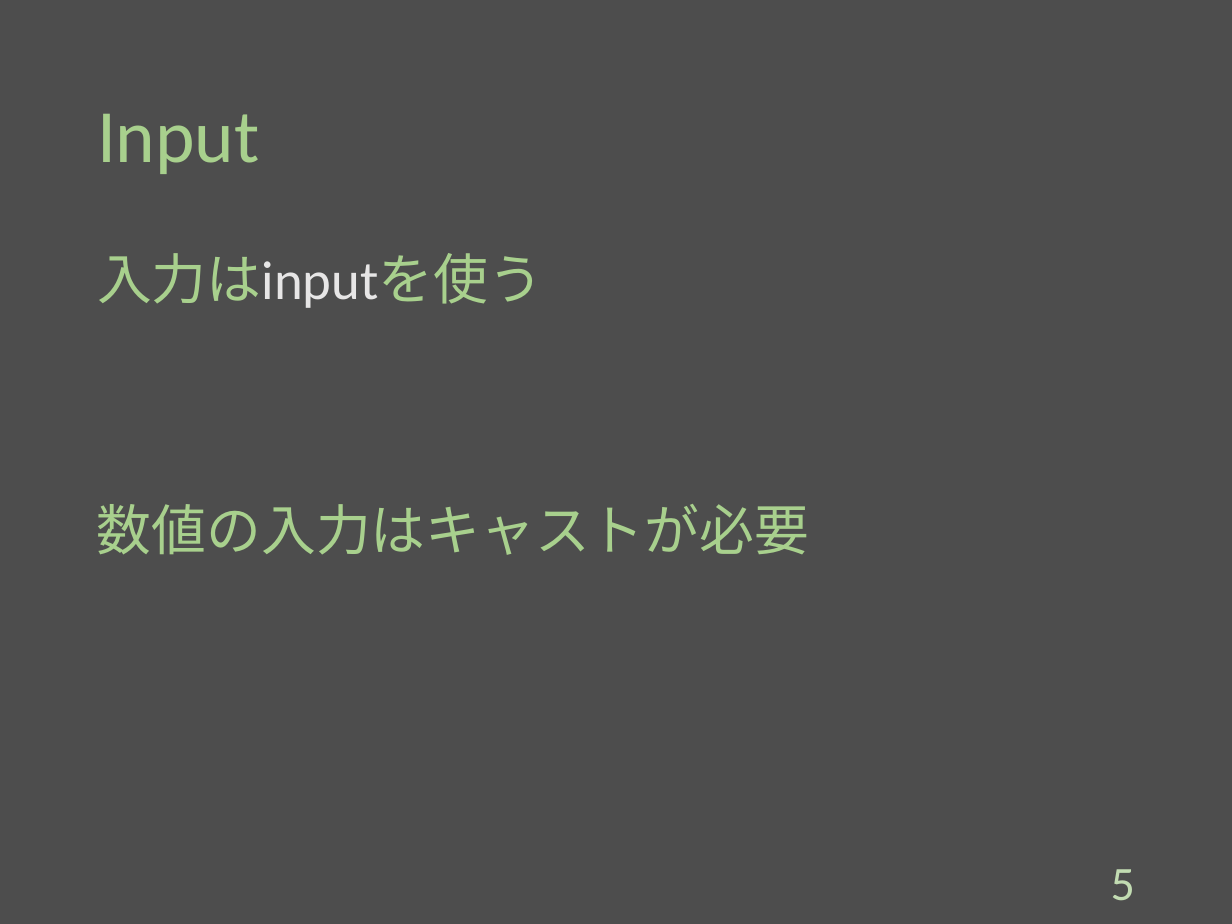
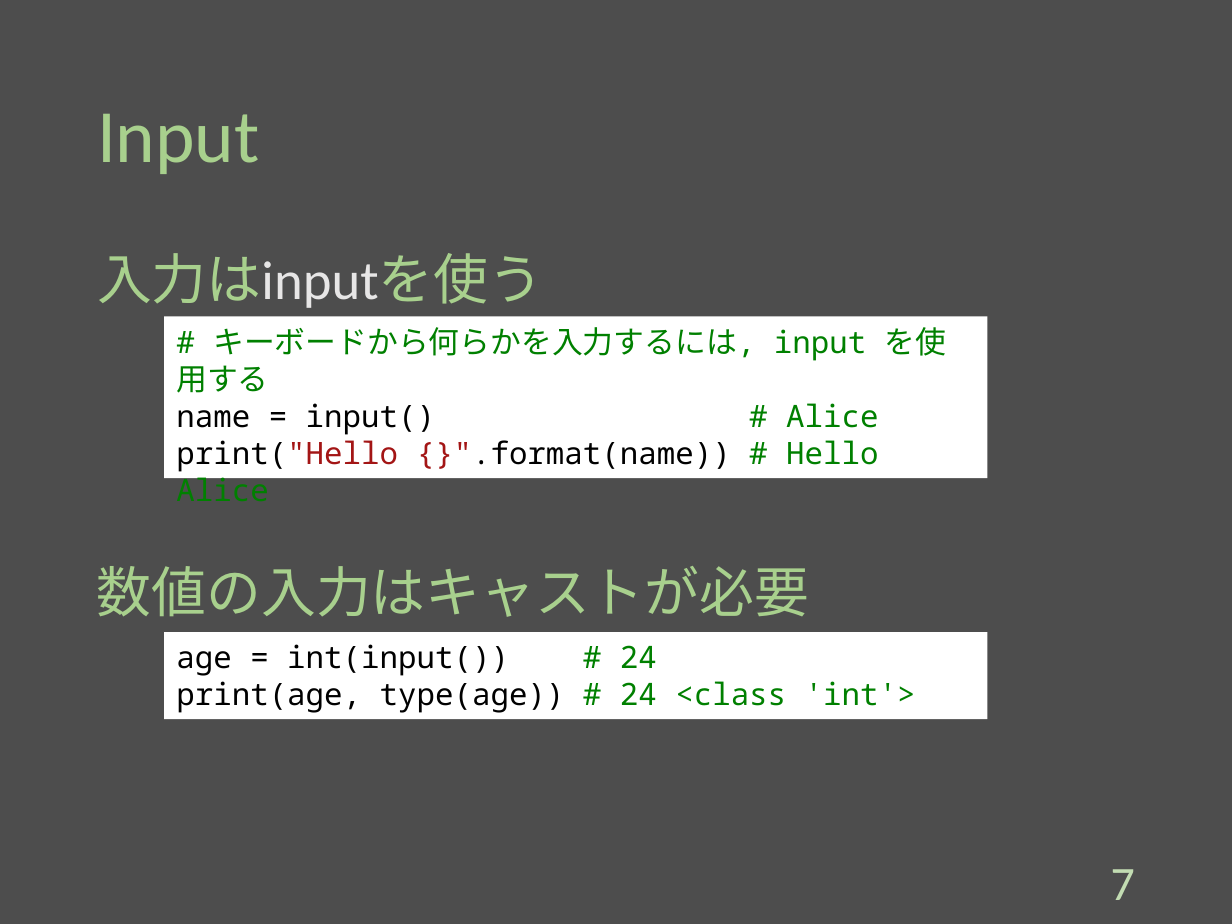
Before and after one commit to Melbeck777/program_seminar, a slide deck: slide 8 of ProgramSlide.pptx (slide 6 before the commit). Drawn at 1232x924 pixels with LibreOffice and Linux fonts; fonts in the diff are those of the drawing. Boxes give left, top, right and bottom in pixels: in the first picture for what was removed or moved away, otherwise in the second. Text is boxed around its words. In the diff, an @@ line names an element or a change of style, - is before the commit and + after.

```diff
--- a/ProgramSlide.pptx
+++ b/ProgramSlide.pptx
@@ rectangle added at bbox=[164, 317, 987, 478], fill #FFFFFF, 18 pt, text #008000 @@
+# キーボードから何らかを入力するには, input を使用する
+name = input() # Alice
+print("Hello {}".format(name)) # Hello Alice
@@ text "数値の入力はキャストが必要": place and size @@
-text "数値の入力はキャストが必要" at bbox=[97, 504, 809, 555]
+text "数値の入力はキャストが必要" at bbox=[97, 566, 809, 617]
@@ rectangle added at bbox=[164, 632, 987, 719], fill #FFFFFF, 18 pt, text #000000 @@
+age = int(input()) # 24
+print(age, type(age)) # 24 <class 'int'>
@@ page number at bbox=[1111, 869, 1135, 900]: text changed @@
-5
+7
```
Also in this commit, not shown: 3 other slides changed, 2 slides added.
